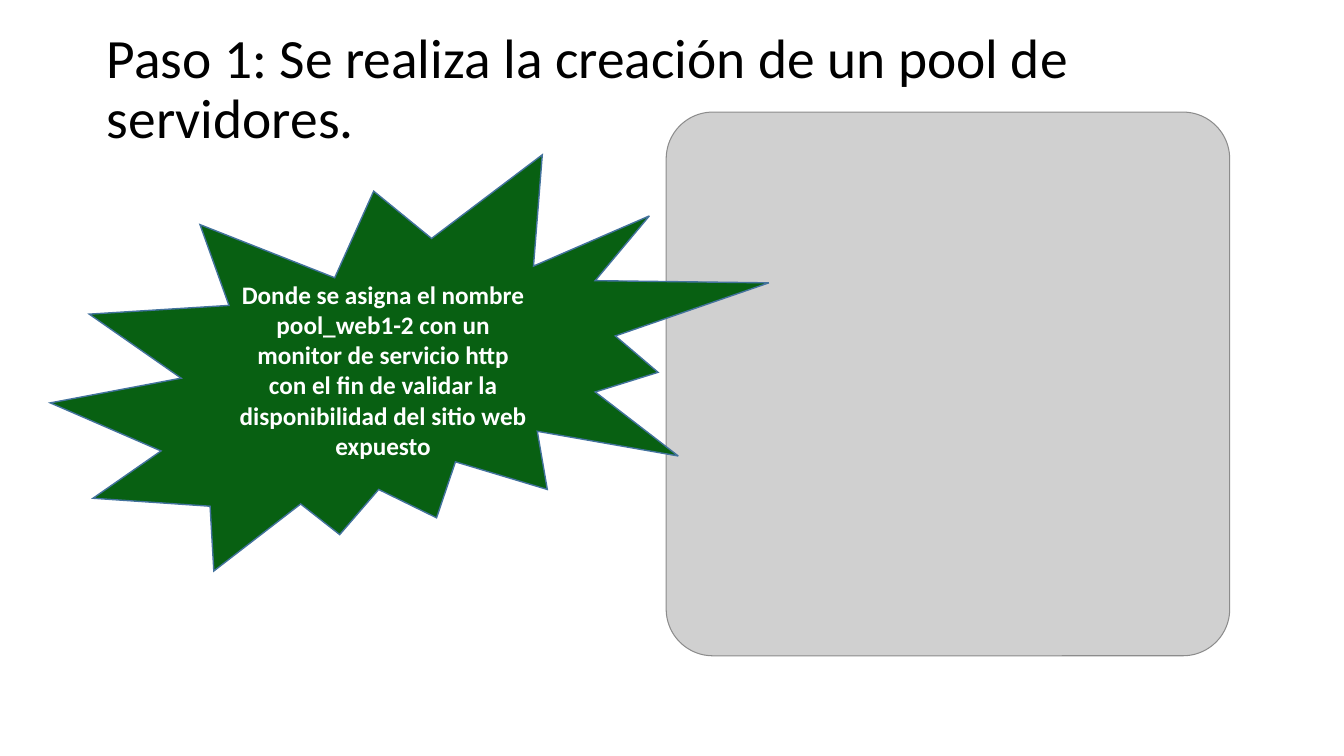
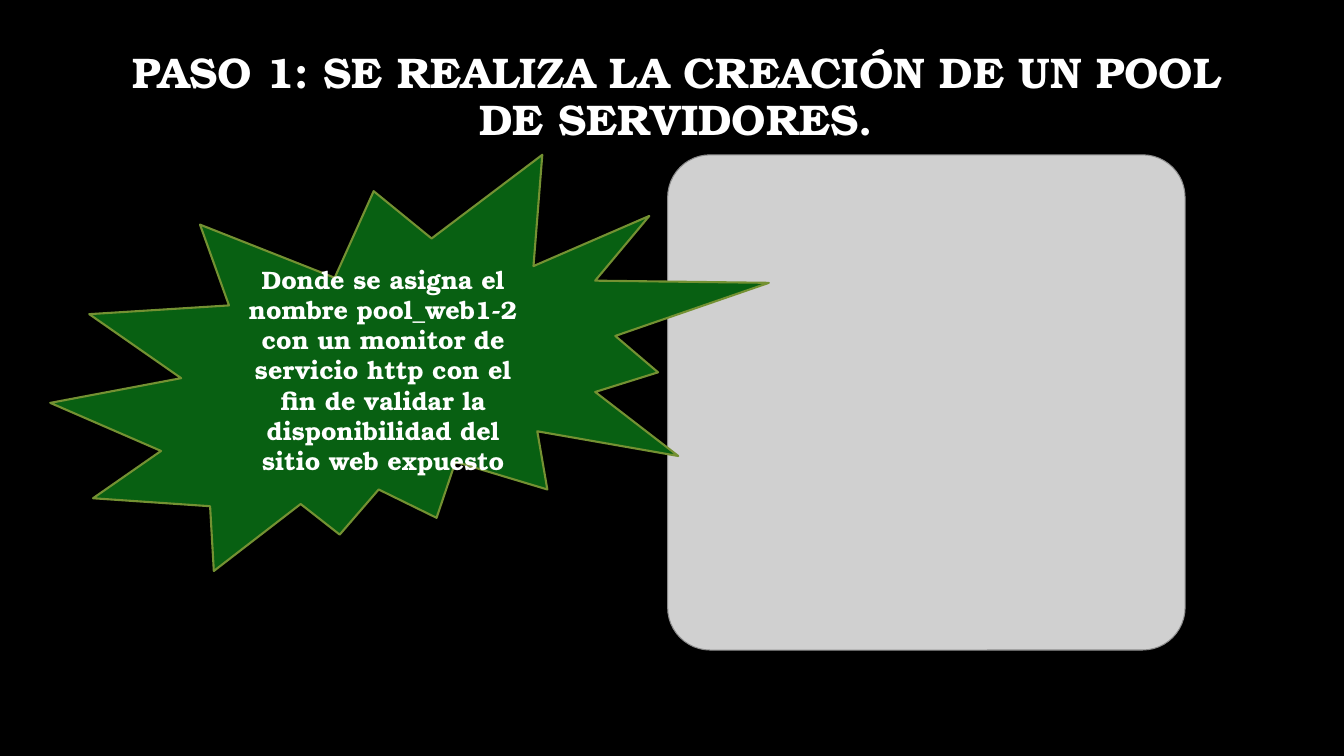
Before and after one commit to hannerfirst/optimus-prime, a slide deck: slide 3 of paralelos-project-java/docs/Configuración nodos clúster y balanceador de cargas.pptx. Drawn at 1344x756 pixels with LibreOffice and Linux fonts; fonts in the diff are those of the drawing; grey boxes stand for pictures; background and template pictures are left out. Boxes give left, top, right and bottom in pixels: in the first picture for what was removed or moved away, otherwise in the second. Text is boxed around its words. In the diff, an @@ line names an element or a change of style, - is before the commit and + after.

```diff
--- a/paralelos-project-java/docs/Configuración nodos clúster y balanceador de cargas.pptx
+++ b/paralelos-project-java/docs/Configuración nodos clúster y balanceador de cargas.pptx
@@ background #FFFFFF to picture (left out) @@
@@ title at box(132, 49, 1220, 136): text changed; size 39.6 to 30.6 pt; font Calibri to TeX Gyre Bonum; text colour #000000 to #FFFFFF; bold on @@
-Paso 1: Se realiza la creación de un pool de servidores.
+PASO 1: SE REALIZA LA CREACIÓN DE UN POOL DE SERVIDORES.
@@ irregular seal "Donde se asigna el nombre ..." at box(50, 155, 769, 572): font Calibri to TeX Gyre Bonum; outline #43739E 1 pt to #759232 1.5 pt @@
@@ picture: place and size @@
-picture at box(666, 112, 1230, 655)
+picture at box(667, 155, 1185, 650)
```
Also in this commit, not shown: 10 other slides changed.
